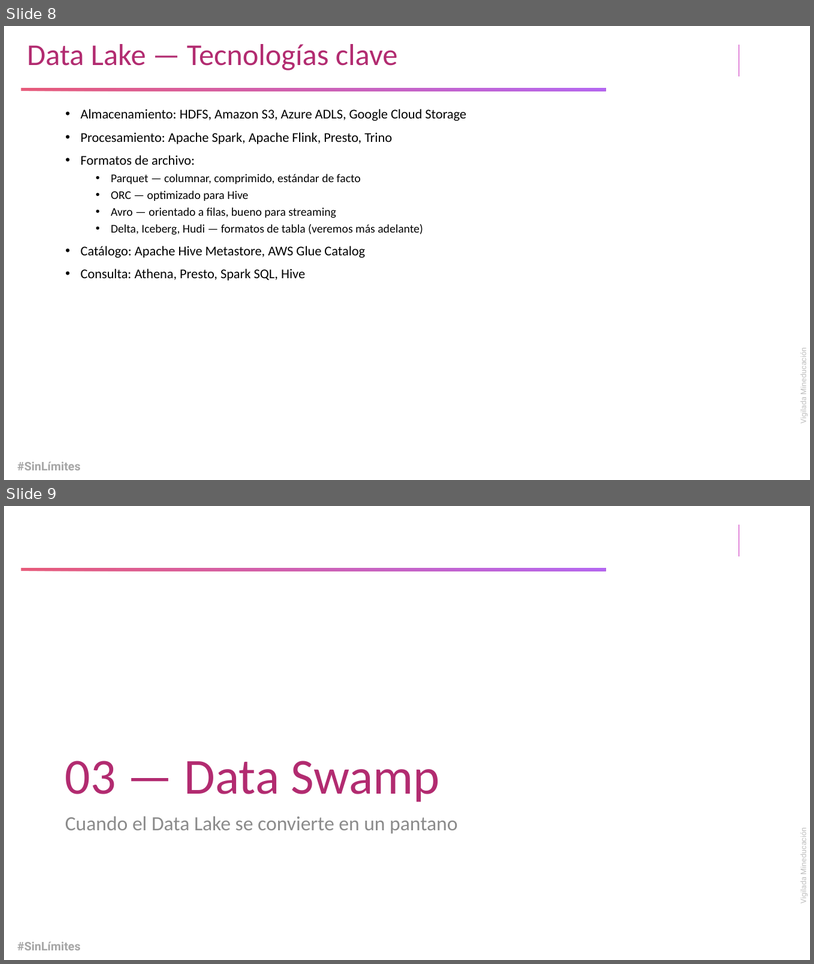
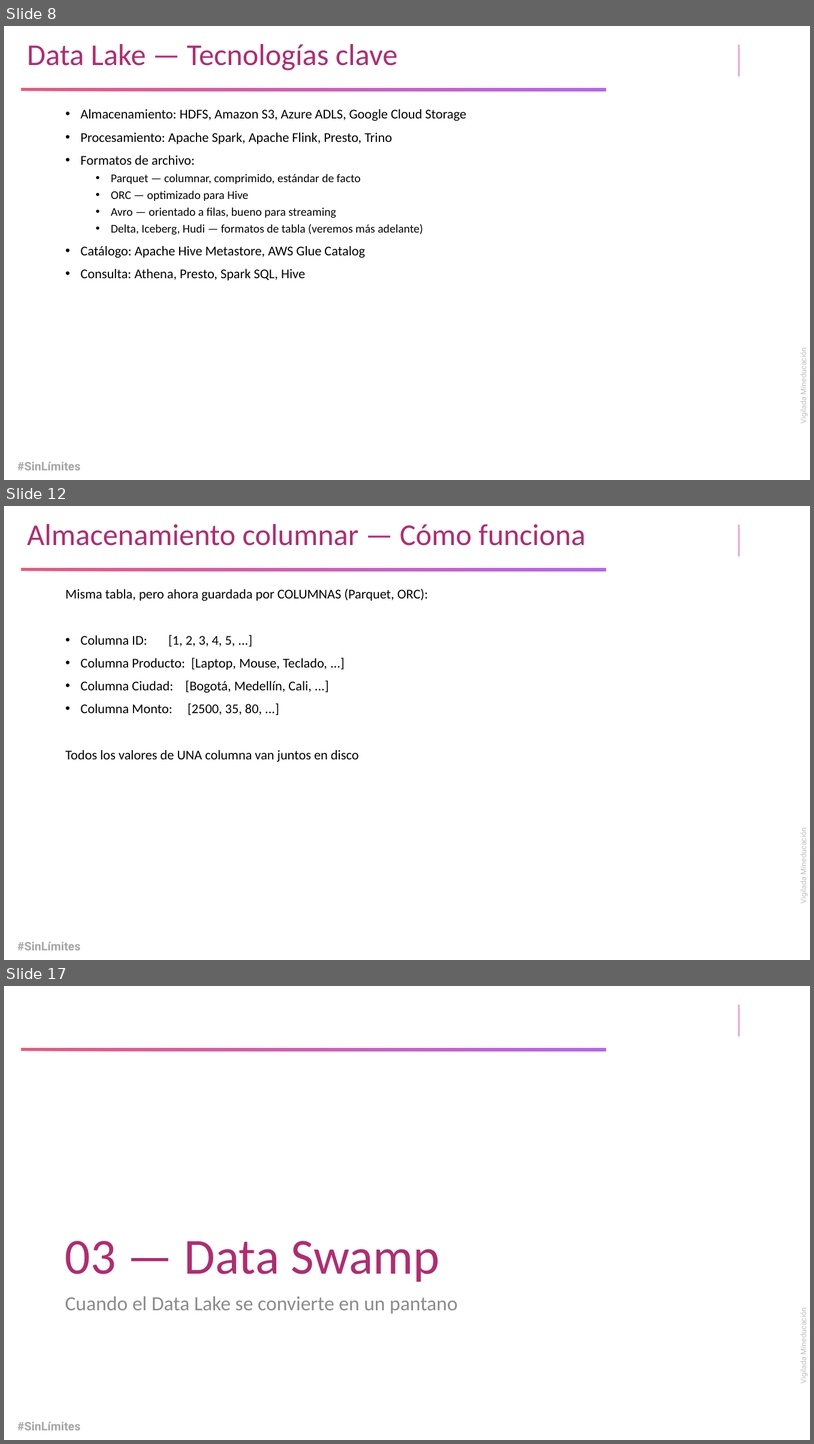
Before and after one commit to LeOsorio123/bigdata-101, a slide deck: resources/lakehouse.pptx. Shown one above the other, each under a label of ours: slides 8 and 9 before the commit, slides 8, 12 and 17 after it; the slides between them are not shown. The pictures are 814x964 and 814x1444 pixels, drawn with LibreOffice and Linux fonts; fonts in the diff are those of the drawing; background and template pictures are left out. Boxes give left, top, right and bottom in pixels: in the first picture for what was removed or moved away, otherwise in the second. Text is boxed around its words. In the diff, an @@ line names an element or a change of style, - is before the commit and + after.

```diff
--- a/resources/lakehouse.pptx
+++ b/resources/lakehouse.pptx
@@ slide 12 added at <box>4,506,810,960</box>, background #FFFFFF; not listed: 4 template elements that a slide beside it also shows @@
@@ title added at <box>27,524,585,546</box>, 36 pt, text #B22B70 @@
+Almacenamiento columnar — Cómo funciona
@@ text added at <box>65,589,428,762</box>, 16 pt, text #000000 @@
+Misma tabla, pero ahora guardada por COLUMNAS (Parquet, ORC):
+• Columna ID: [1, 2, 3, 4, 5, ...]
+• Columna Producto: [Laptop, Mouse, Teclado, ...]
+• Columna Ciudad: [Bogotá, Medellín, Cali, ...]
+• Columna Monto: [2500, 35, 80, ...]
+Todos los valores de UNA columna van juntos en disco
@@ what was slide 9 is now slide 17 @@
```
Also in this commit, not shown: 11 other slides added, 1 other file.
